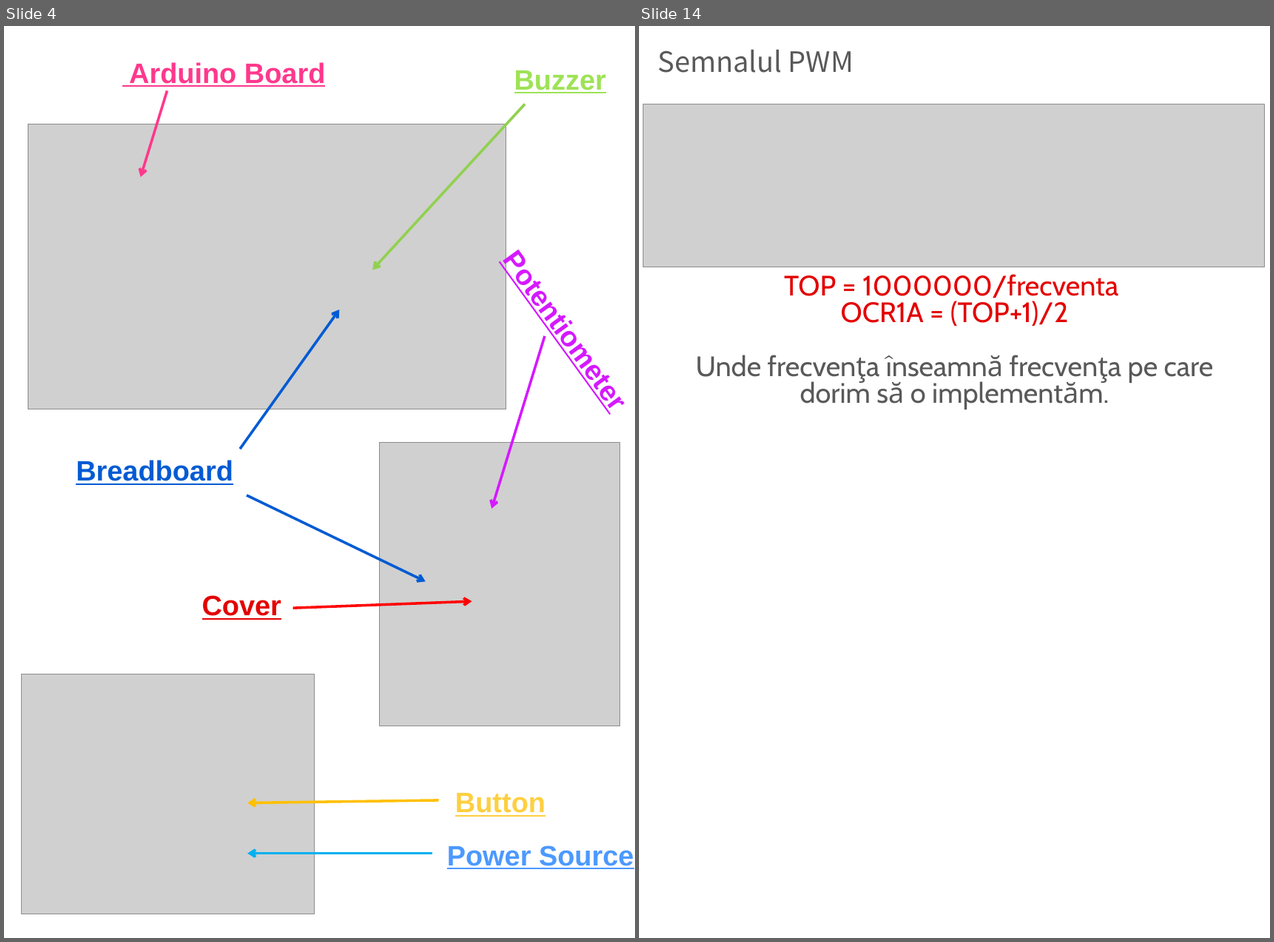
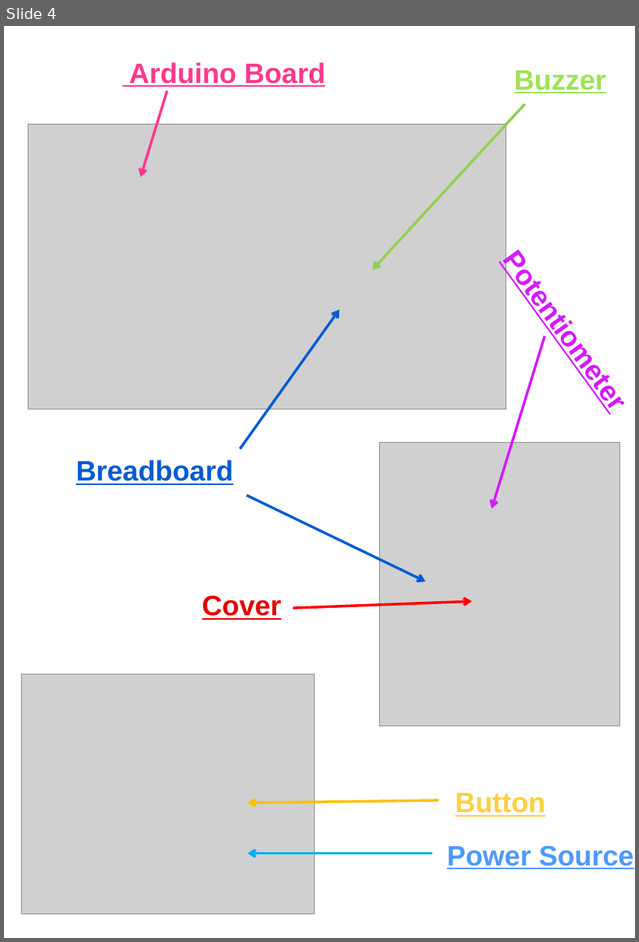
Before and after one commit to MuresanBianca/musical-tree, a slide deck: Documentations/InEnglish/MusicalTreeRo.pptx. Shown side by side, each under a label of ours: slides 4 and 14 before the commit, slide 4 after it; the slides between them are not shown. The pictures are 1274x942 and 639x942 pixels, drawn with LibreOffice and Linux fonts; fonts in the diff are those of the drawing; grey boxes stand for pictures. Boxes give left, top, right and bottom in pixels: in the first picture for what was removed or moved away, otherwise in the second. Text is boxed around its words. In the diff, an @@ line names an element or a change of style, - is before the commit and + after.

```diff
--- a/Documentations/InEnglish/MusicalTreeRo.pptx
+++ b/Documentations/InEnglish/MusicalTreeRo.pptx
@@ slide 14 removed at [639,26,1270,938], background #FFFFFF @@
@@ title removed at [658,50,854,73] @@
-Semnalul PWM
@@ picture removed at [643,104,1265,266] @@
@@ text removed at [696,274,1214,409] @@
-TOP = 1000000/frecventa
-OCR1A = (TOP+1)/2
-Unde frecvenţa înseamnă frecvenţa pe care dorim să o implementăm.
```
Also in this commit, not shown: 9 slides changed, 2 slides added, 1 other slide removed, 1 other file.
